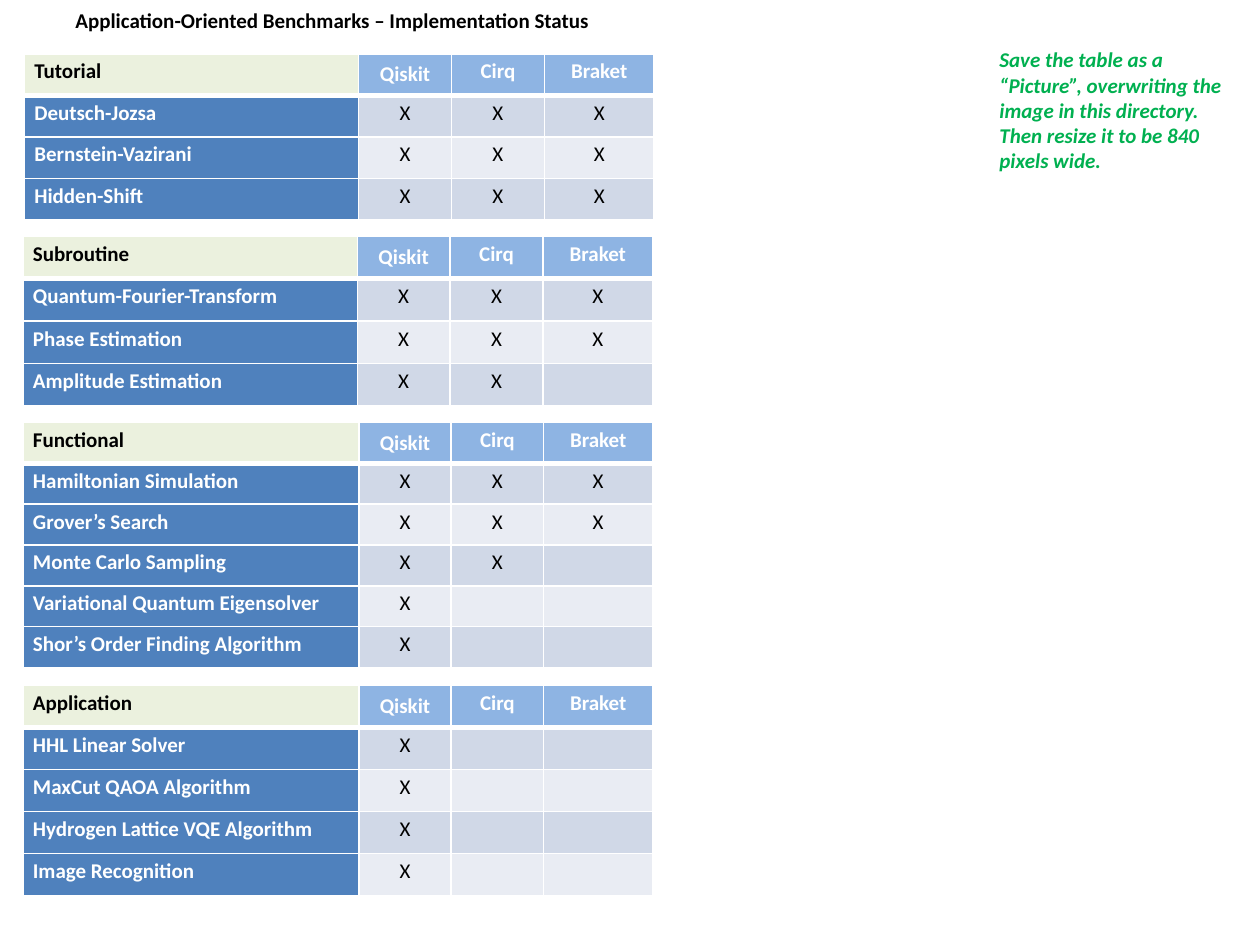
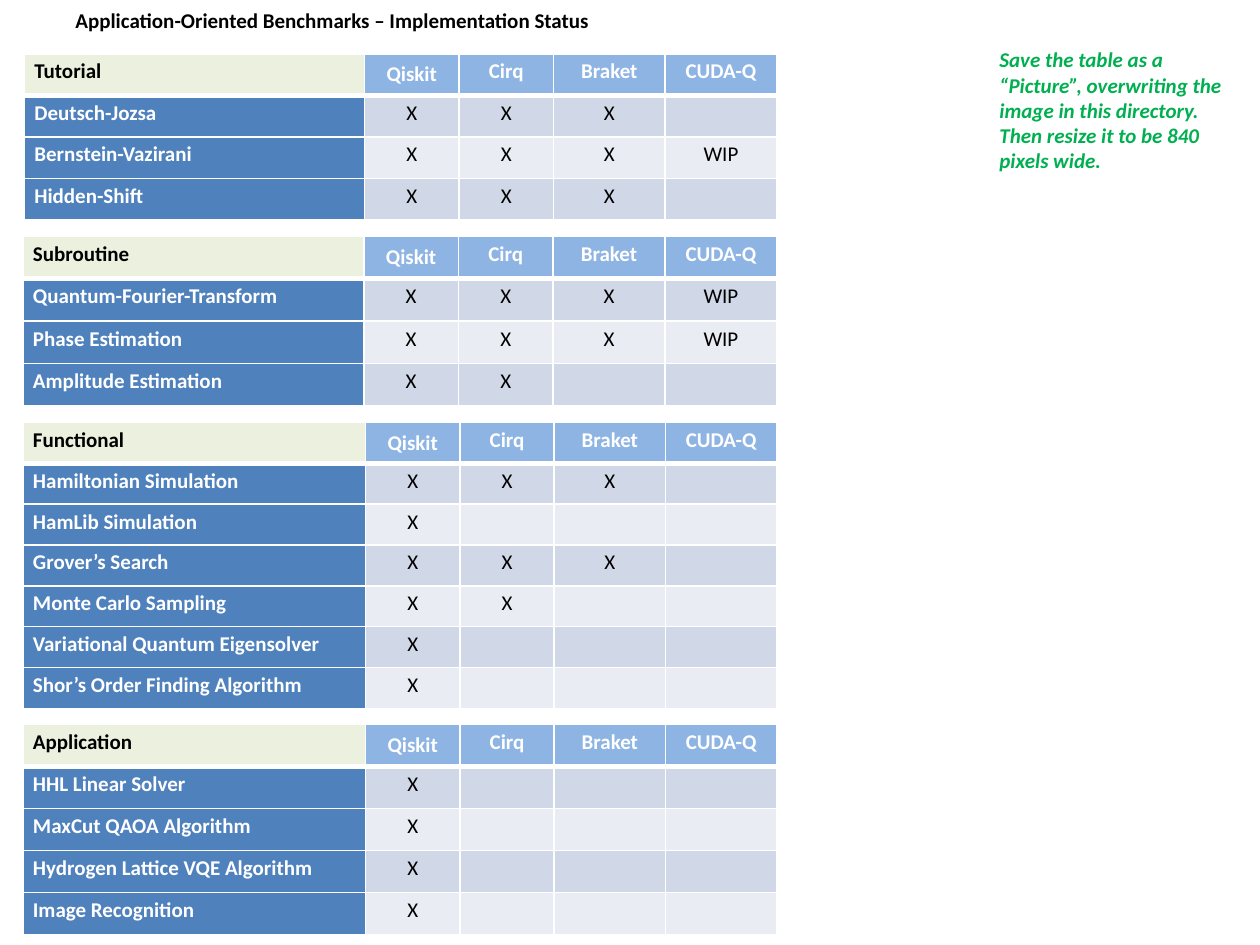
Before and after one commit to SRI-International/QC-App-Oriented-Benchmarks, a slide deck: slide 7 of _doc/images/benchmark_modules.pptx. Drawn at 1260x945 pixels with LibreOffice and Linux fonts; fonts in the diff are those of the drawing. Boxes give left, top, right and bottom in pixels: in the first picture for what was removed or moved away, otherwise in the second. Text is boxed around its words. In the diff, an @@ line names an element or a change of style, - is before the commit and + after.

```diff
--- a/_doc/images/benchmark_modules.pptx
+++ b/_doc/images/benchmark_modules.pptx
@@ table at bbox=[24, 54, 777, 307] @@
+column 5: CUDA-Q |  | WIP | 
@@ table: place and size @@
-table at bbox=[24, 54, 654, 220]
+table at bbox=[24, 54, 777, 307]
@@ table at bbox=[23, 237, 777, 454] @@
+column 5: CUDA-Q | WIP | WIP | 
@@ table: place and size @@
-table at bbox=[23, 237, 653, 407]
+table at bbox=[23, 237, 777, 454]
@@ table at bbox=[23, 422, 776, 708] @@
-Functional | Qiskit | Cirq | Braket
-Hamiltonian Simulation | X | X | X
-Grover’s Search | X | X | X
-Monte Carlo Sampling | X | X | 
-Variational Quantum Eigensolver | X |  | 
-Shor’s Order Finding Algorithm | X |  | 
+Functional | Qiskit | Cirq | Braket | CUDA-Q
+Hamiltonian Simulation | X | X | X | 
+HamLib Simulation | X |  |  | 
+Grover’s Search | X | X | X | 
+Monte Carlo Sampling | X | X |  | 
+Variational Quantum Eigensolver | X |  |  | 
+Shor’s Order Finding Algorithm | X |  |  | 
@@ table: place and size @@
-table at bbox=[23, 422, 653, 667]
+table at bbox=[23, 422, 776, 708]
@@ table at bbox=[23, 724, 776, 935] @@
+column 5: CUDA-Q |  |  |  | 
@@ table: place and size @@
-table at bbox=[23, 685, 653, 896]
+table at bbox=[23, 724, 776, 935]
```
Also in this commit, not shown: 1 other file.
